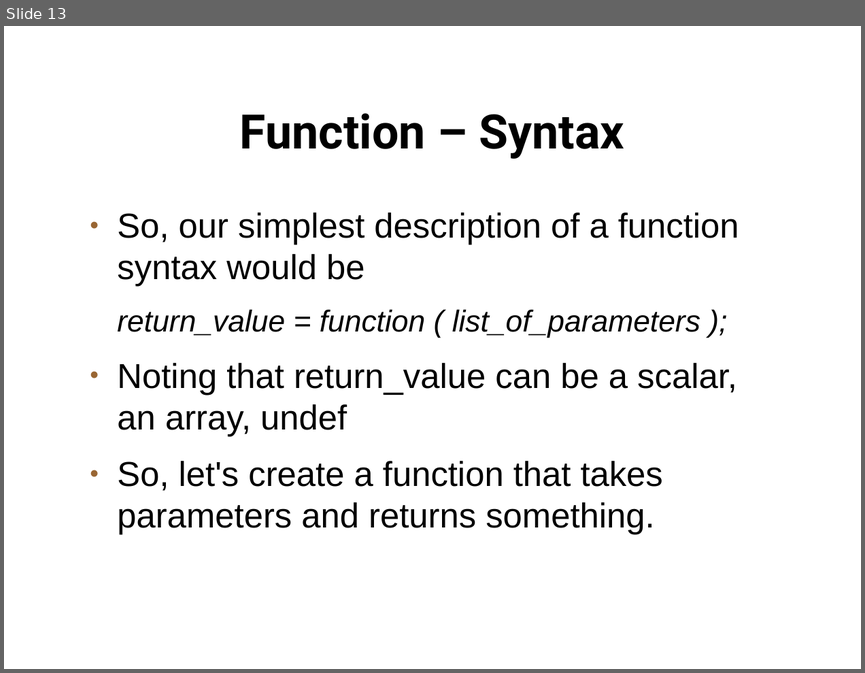
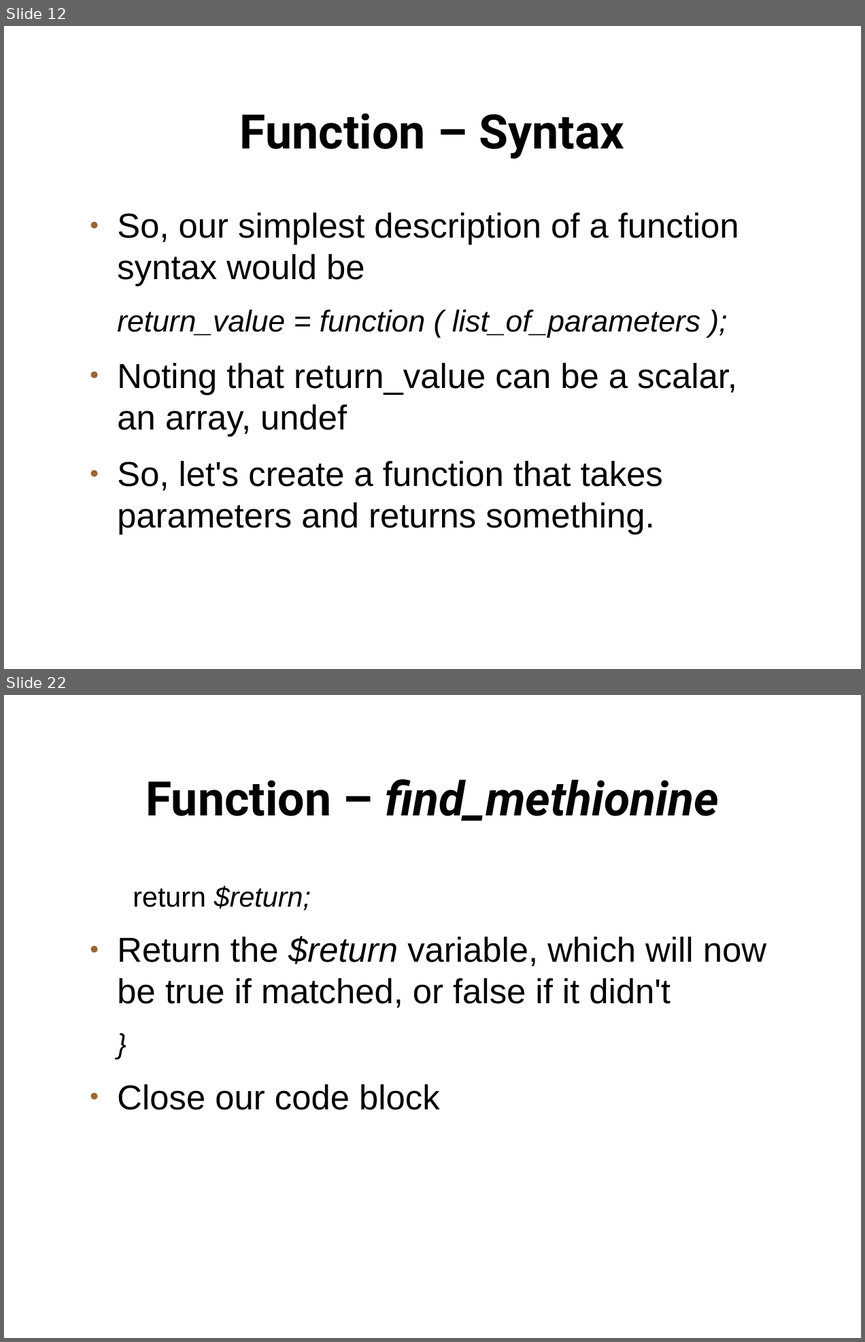
Before and after one commit to setitesuk/presentations, a slide deck: perl_course/08-functions/functions.odp. Shown one above the other, each under a label of ours: slide 13 before the commit, slides 12 and 22 after it; the slides between them are not shown. The pictures are 865x673 and 865x1342 pixels, drawn with LibreOffice and Linux fonts; fonts in the diff are those of the drawing; background and template pictures are left out. Boxes give left, top, right and bottom in pixels: in the first picture for what was removed or moved away, otherwise in the second. Text is boxed around its words. In the diff, an @@ line names an element or a change of style, - is before the commit and + after.

Commit message:
functions slides

```diff
--- a/perl_course/08-functions/functions.odp
+++ b/perl_course/08-functions/functions.odp
@@ slide 22 added at box(4, 695, 861, 1338), background picture (left out) @@
@@ title added at box(145, 779, 719, 821), 44 pt, text #000000, bold, italic @@
+Function – find_methionine
@@ text added at box(117, 885, 766, 1110), 32 pt, text #000000 @@
+return $return;
+● Return the $return variable, which will now be true if matched, or false if it didn't
+}
+● Close our code block
@@ what was slide 13 is now slide 12 @@
```
Also in this commit, not shown: 1 slide changed, 29 other slides added, 1 slide removed, 5 other files.
